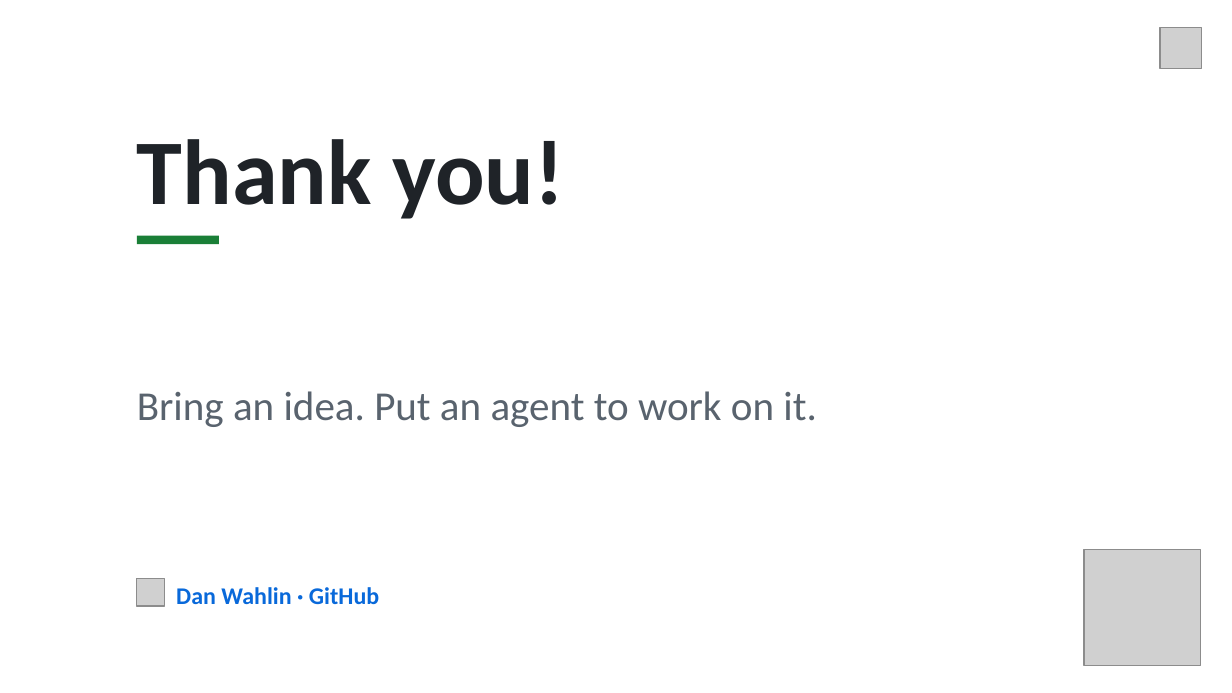
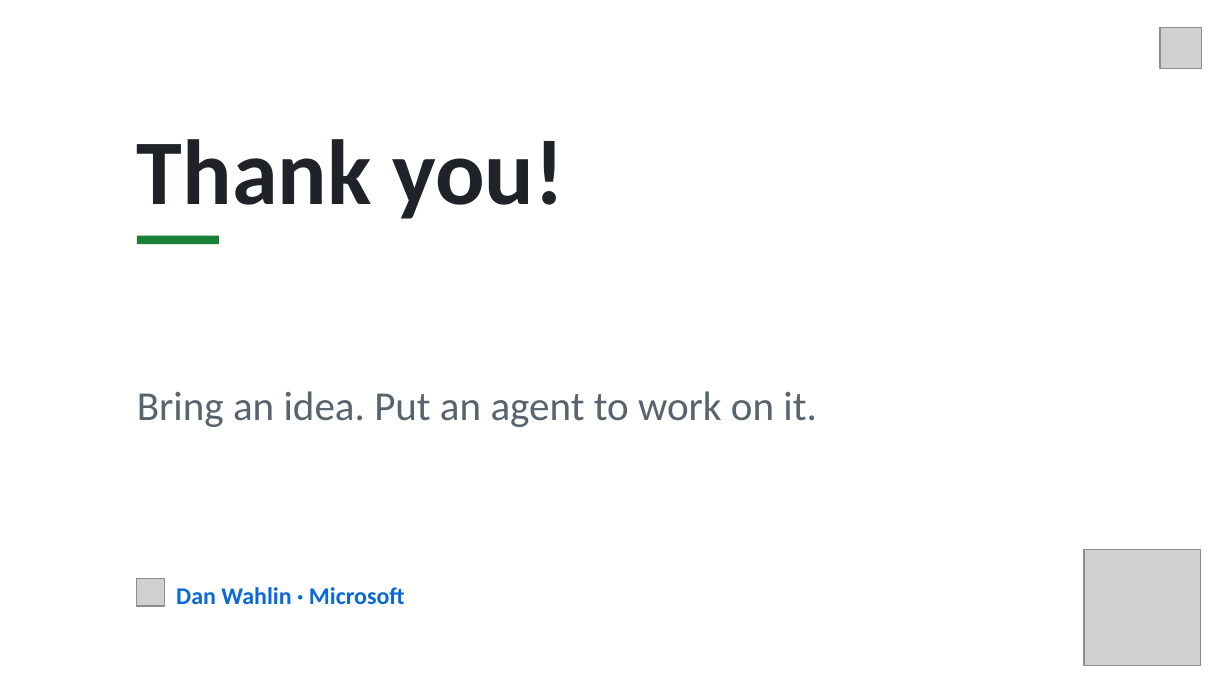
Before and after one commit to DanWahlin/housing-market-demo, a slide deck: slide 15 of talk/copilot-app-put-ai-agents-to-work.pptx. Drawn at 1232x693 pixels with LibreOffice and Linux fonts; fonts in the diff are those of the drawing; grey boxes stand for pictures; background and template pictures are left out. Boxes give left, top, right and bottom in pixels: in the first picture for what was removed or moved away, otherwise in the second. Text is boxed around its words. In the diff, an @@ line names an element or a change of style, - is before the commit and + after.

Commit message:
Minor tweak to pptx

```diff
--- a/talk/copilot-app-put-ai-agents-to-work.pptx
+++ b/talk/copilot-app-put-ai-agents-to-work.pptx
@@ text at [176,587,405,604]: text changed @@
-Dan Wahlin · GitHub
+Dan Wahlin · Microsoft
```
Also in this commit, not shown: 1 other slide changed.
